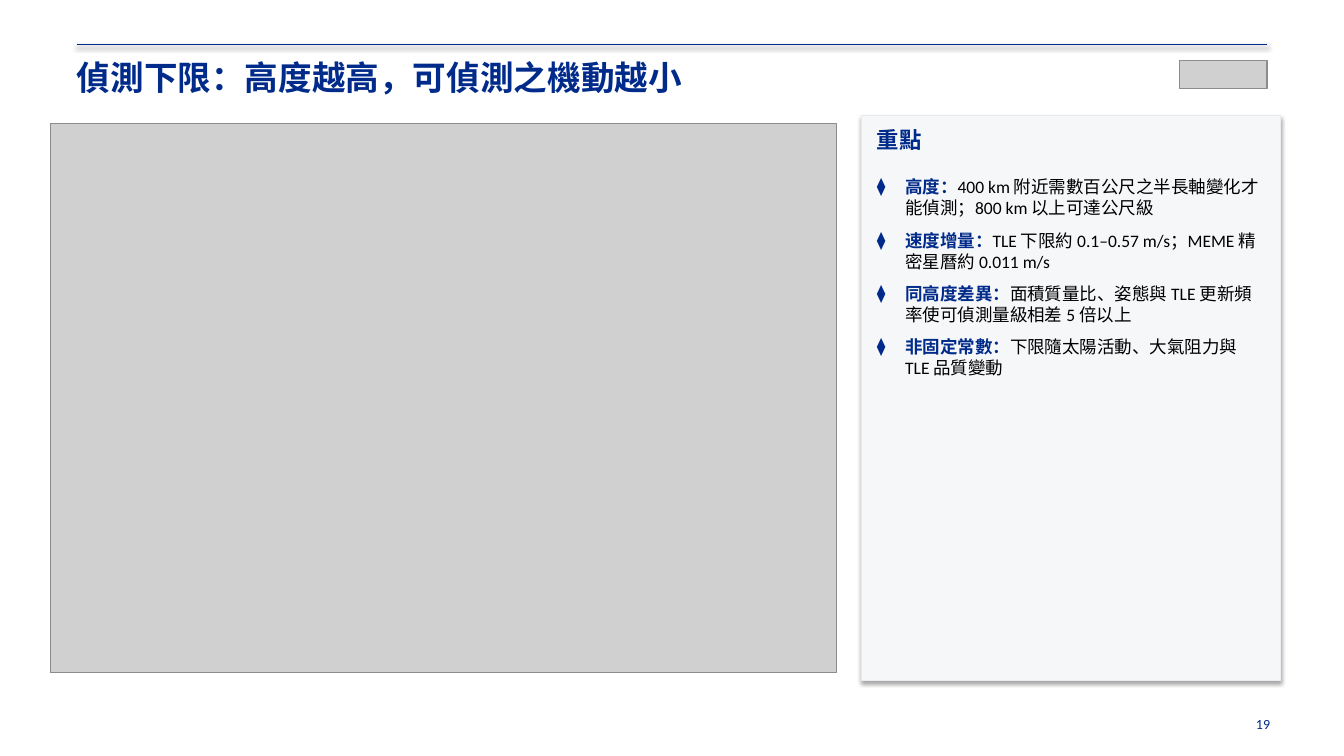
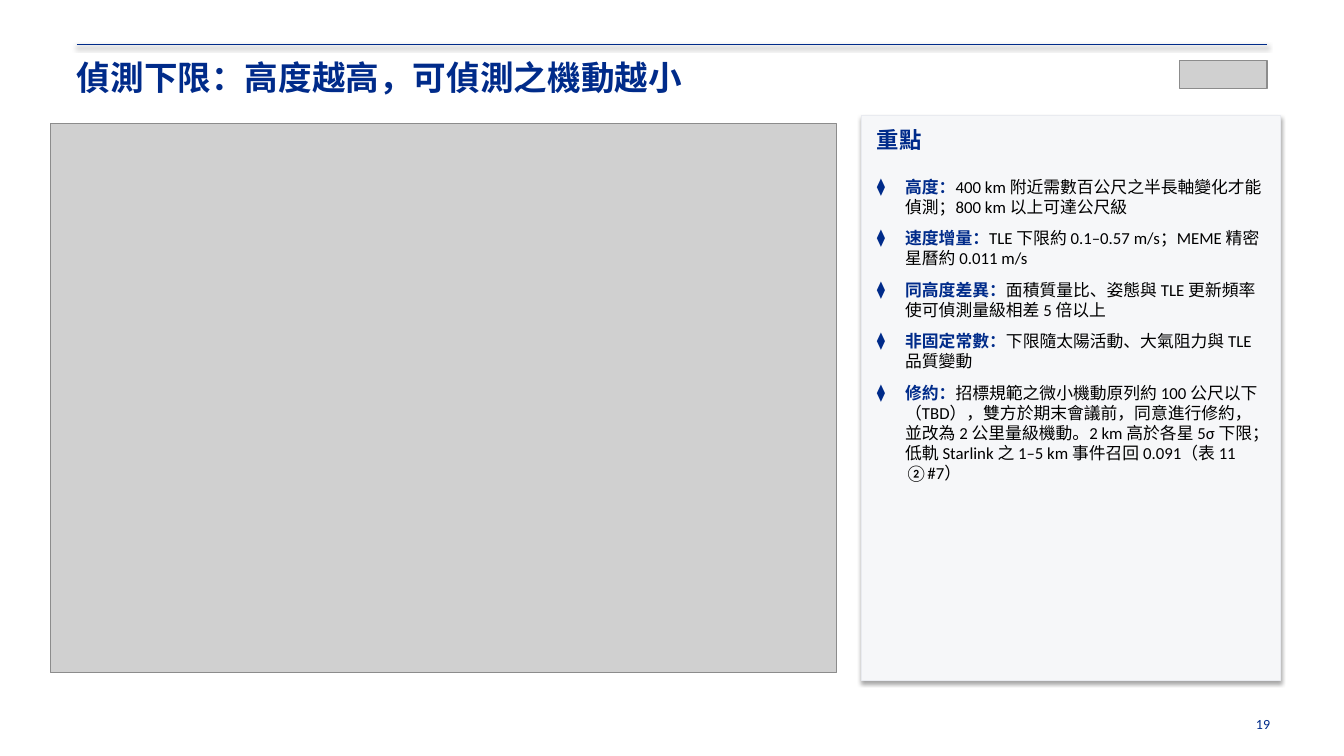
Before and after one commit to RhynoW/Sat_TraingDataExtension, a slide deck: slide 19 of output/期末交付_文件包_20261118/01_期末報告/期末報告_結案簡報_20261115.pptx. Drawn at 1344x756 pixels with LibreOffice and Linux fonts; fonts in the diff are those of the drawing; grey boxes stand for pictures. Boxes give left, top, right and bottom in pixels: in the first picture for what was removed or moved away, otherwise in the second. Text is boxed around its words. In the diff, an @@ line names an element or a change of style, - is before the commit and + after.

```diff
--- a/output/期末交付_文件包_20261118/01_期末報告/期末報告_結案簡報_20261115.pptx
+++ b/output/期末交付_文件包_20261118/01_期末報告/期末報告_結案簡報_20261115.pptx
@@ text at [905, 178, 1262, 369]: size 12.5 to 12 pt in "高度：400 km 附近需數百公尺之半長軸變化才能偵測；800 km 以上可達公尺級", "速度增量：TLE 下限約 0.1–0.57 m/s；MEME 精密星曆約 0.011 m/s", "同高度差異：面積質量比、姿態與 TLE 更新頻率使可偵測量級相差 5 倍以上", "非固定常數：下限隨太陽活動、大氣阻力與 TLE 品質變動" @@
@@ text at [905, 384, 1269, 482]: paragraph added @@
+⧫ 修約：招標規範之微小機動原列約 100 公尺以下（TBD），雙方於期末會議前，同意進行修約，並改為 2 公里量級機動。2 km 高於各星 5σ 下限；低軌 Starlink 之 1–5 km 事件召回 0.091（表 11 ②#7）
```
Also in this commit, not shown: 1 other slide changed, 20 other files.
